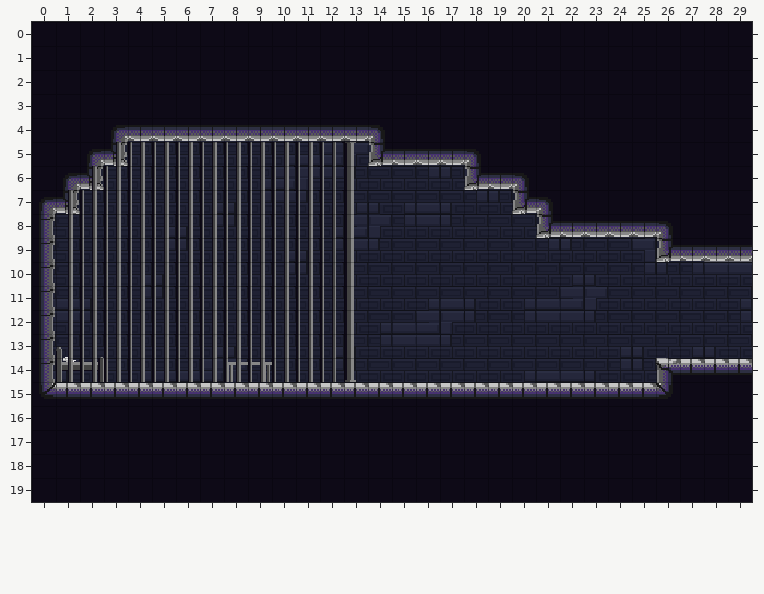
Tiled map: Assets/maps/HubRooms/1 - Prison/StartingCell.tmx. This is how it looked before the edit.
Cells are 16x16 px. Shown: x 0..29, y 0..19.
The same view after the edit:
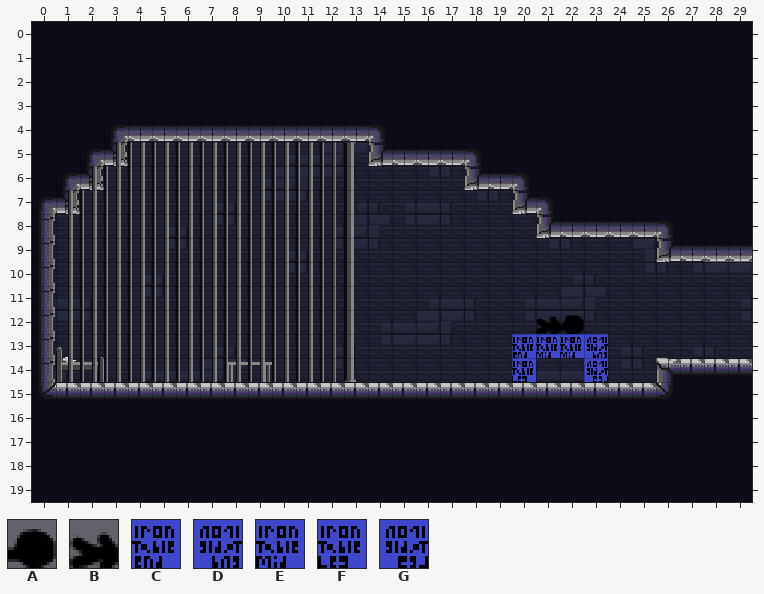
Key: from "PlaceholderSprites": A 62 flipped on the other diagonal, B 77 flipped on the other diagonal; from "Possible Extra Art": C 8, D 8 flipped left-right, E 9, F 10, G 10 flipped left-right.
_ is an empty cell.
Tiles of an added or newly shown layer are drawn over the layers below it.
The exact change:
{"where": "layer \"ground\""}
{"y":13,"x":20,"old":"____","new":"CEED"}
{"y":14,"x":20,"old":"_","new":"F"}
{"y":14,"x":23,"old":"_","new":"G"}
{"where": "layer \"annotations (for game objects)\" (added)"}
{"y":12,"x":21,"old":"__","new":"BA"}
{"label":"added","picture_box":[512,315,608,382]}
